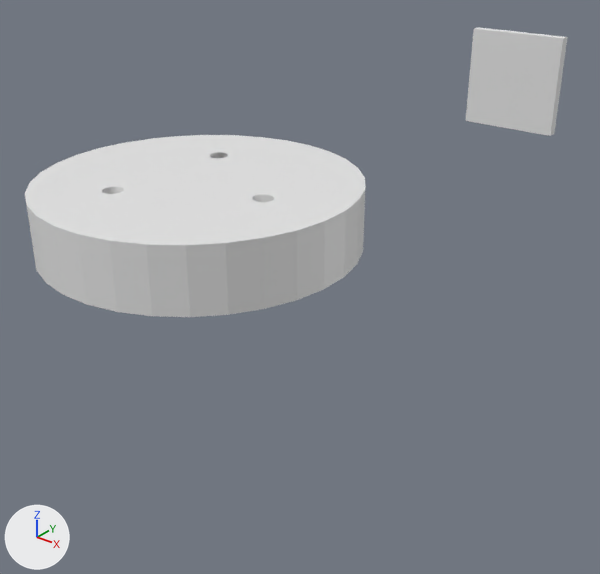
Before and after pictures for a commit that changed the Blender file штатив.blend.
The view is the same before and after, from a 50 mm lens placed at (106.4, -173.7, 95.0), pointed at (12.7, -56.5, 22.3). Lighting does not change. The marker at lower left points along +X, +Y and +Z. The same objects are shown in both versions, whatever each file hides.

Names of what the first picture shows: 'Cylinder.001', 'Щель'.
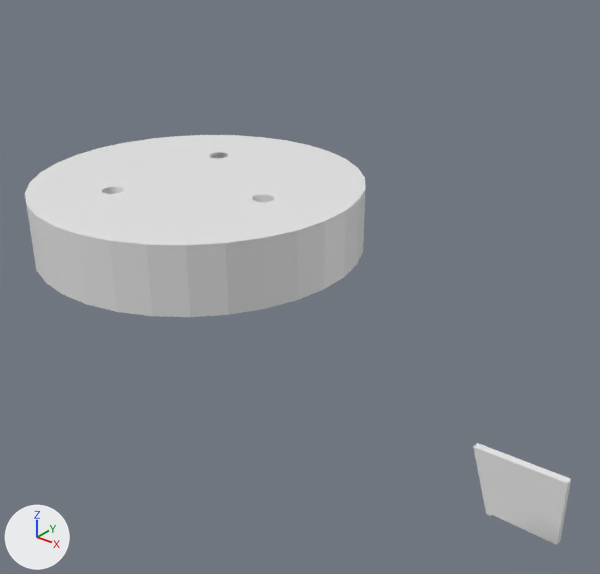
Where the change shows, as pixel boxes (x1, y1, x2, y2) in the pictures (600 x 574 px):
'Щель', reshaped, moved (6% shorter): before (466, 27, 567, 136); after (473, 443, 571, 545)

What the commit changed:
Mesh me_cube_002 is new.
It has 53 vertices, 41 faces and spans x -16.0..10.0, y -2.0..1.0, z -10.6..10.0.
It uses material mat_material (white #e7e7e7).
Object 'Щель' (ob_щель) now shows me_cube_002 instead of me_cube_001.
Object 'Щель' (ob_щель) moves from (30.0, -4.7, 57.0) to (45.3, -1.9, -49.0).
